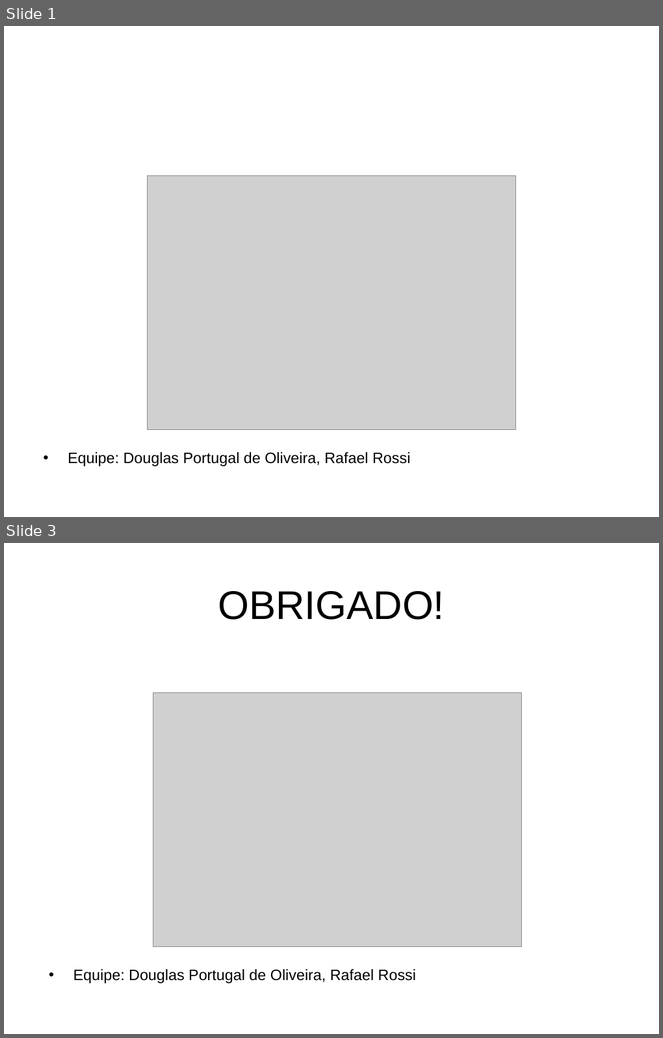
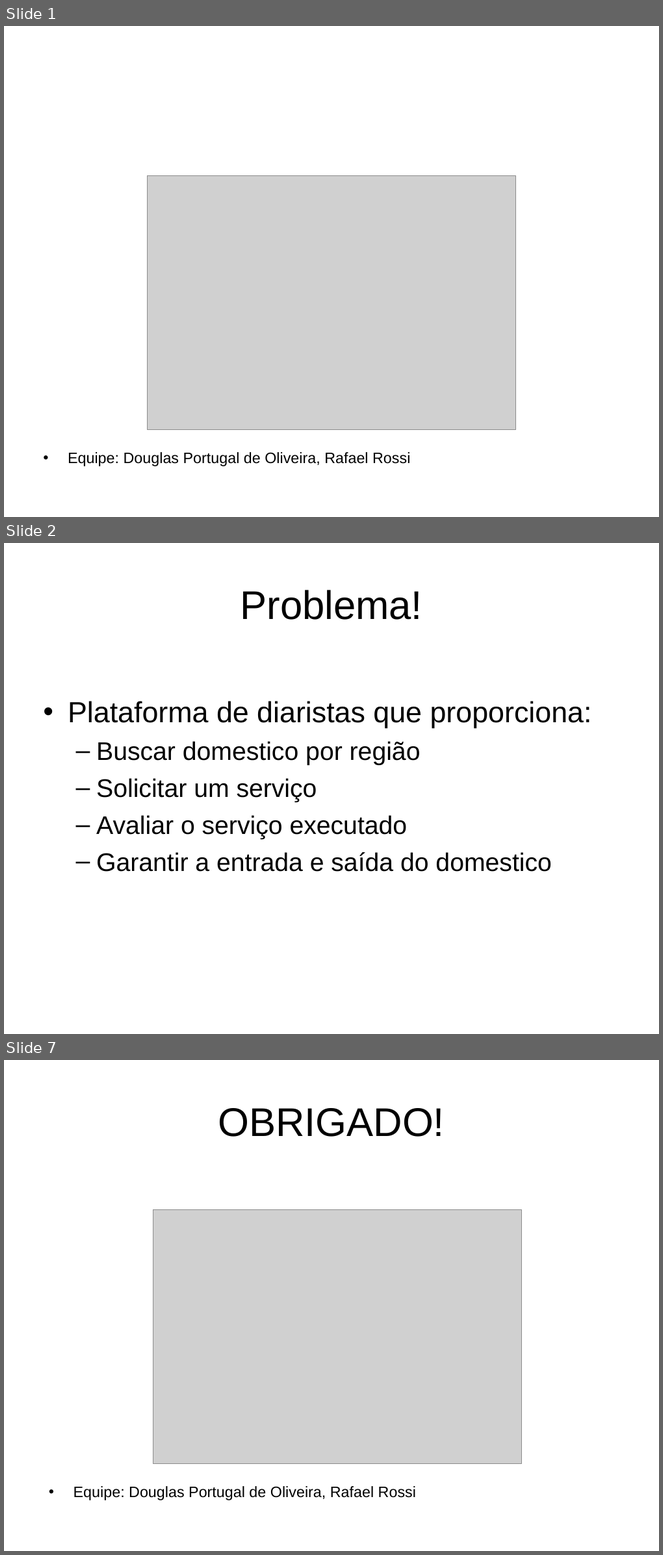
Before and after one commit to rbrossi/projetos-2, a slide deck: Docs/2018-06-25 FONTES e Manual Usuario/Apresentação.ppt. Shown one above the other, each under a label of ours: slides 1 and 3 before the commit, slides 1, 2 and 7 after it; the slides between them are not shown. The pictures are 663x1038 and 663x1555 pixels, drawn with LibreOffice and Linux fonts; fonts in the diff are those of the drawing; grey boxes stand for pictures; background and template pictures are left out. Boxes give left, top, right and bottom in pixels: in the first picture for what was removed or moved away, otherwise in the second. Text is boxed around its words. In the diff, an @@ line names an element or a change of style, - is before the commit and + after.

```diff
--- a/Docs/2018-06-25 FONTES e Manual Usuario/Apresentação.ppt
+++ b/Docs/2018-06-25 FONTES e Manual Usuario/Apresentação.ppt
@@ slide 2 added at [4, 543, 659, 1034], background picture (left out) @@
@@ title added at [240, 590, 423, 620], 44 pt, text #000000 @@
+Problema!
@@ text added at [68, 701, 592, 872], 28 pt, text #000000 @@
+• Plataforma de diaristas que proporciona:
+  – Buscar domestico por região
+  – Solicitar um serviço
+  – Avaliar o serviço executado
+  – Garantir a entrada e saída do domestico
@@ what was slide 3 is now slide 7 @@
```
Also in this commit, not shown: 4 other slides added, 1 slide removed, 2 other files.
